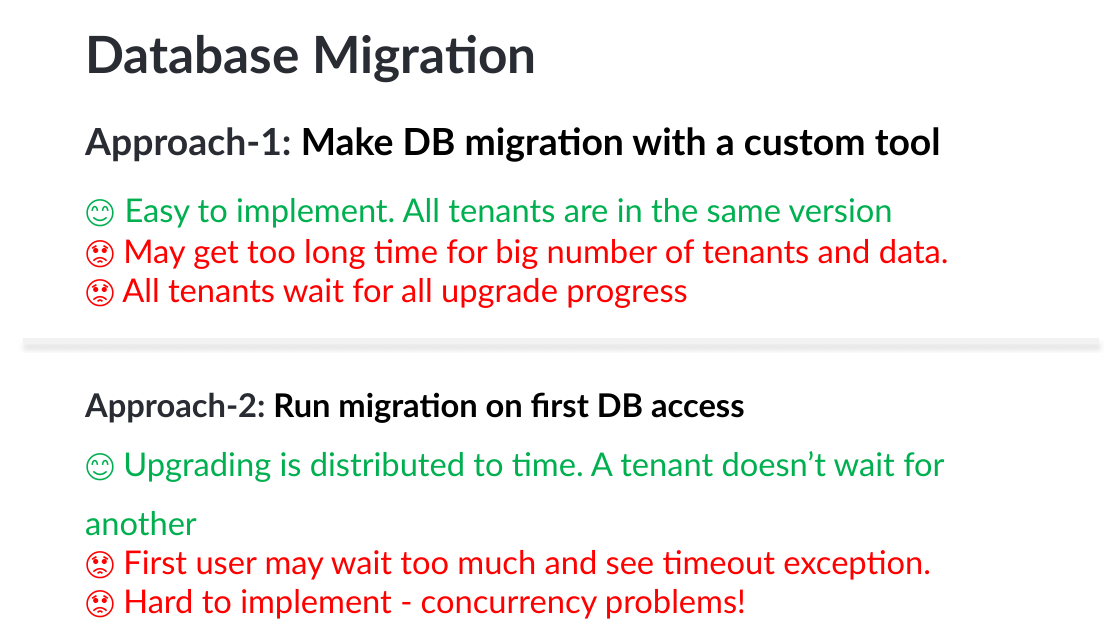
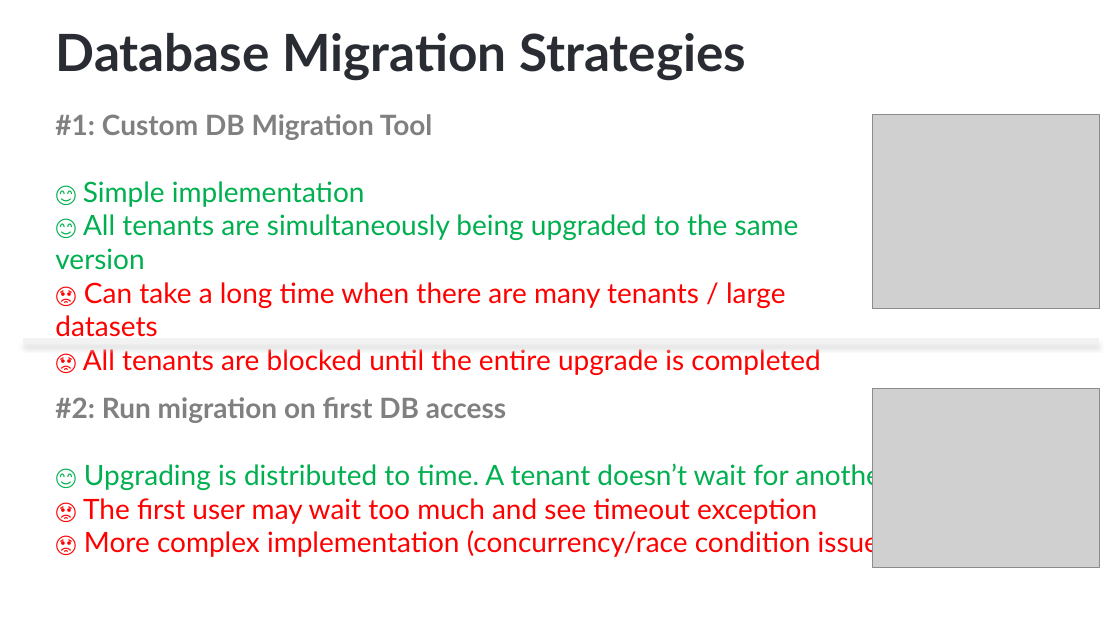
Before and after one commit to ebicoglu/presentations, a slide deck: slide 41 of multi-tenancy-wearedevelopers-2025_30mins.pptx. Drawn at 1120x630 pixels with LibreOffice and Linux fonts; fonts in the diff are those of the drawing; grey boxes stand for pictures; background and template pictures are left out. Boxes give left, top, right and bottom in pixels: in the first picture for what was removed or moved away, otherwise in the second. Text is boxed around its words. In the diff, an @@ line names an element or a change of style, - is before the commit and + after.

```diff
--- a/multi-tenancy-wearedevelopers-2025_30mins.pptx
+++ b/multi-tenancy-wearedevelopers-2025_30mins.pptx
@@ title at (56, 33, 746, 81): text changed @@
-Database Migration
+Database Migration Strategies
@@ text at (55, 114, 820, 375): text changed; size 28 to 24 pt @@
-Approach-1: Make DB migration with a custom tool
-😊 Easy to implement. All tenants are in the same version
-😡 May get too long time for big number of tenants and data.
-😡 All tenants wait for all upgrade progress
+#1: Custom DB Migration Tool
+😊 Simple implementation
+😊 All tenants are simultaneously being upgraded to the same version
+😡 Can take a long time when there are many tenants / large datasets
+😡 All tenants are blocked until the entire upgrade is completed
@@ picture added at (873, 114, 1100, 309) @@
@@ text "#2: Run migration on first ...": place and size @@
-text "#2: Run migration on first ..." at (85, 392, 944, 619)
+text "#2: Run migration on first ..." at (55, 397, 898, 558)
@@ picture added at (873, 389, 1100, 568) @@
@@ text at (55, 397, 506, 423): text changed; size 28 to 24 pt; text colour #000000 to #808080 @@
-Approach-2: Run migration on first DB access
+#2: Run migration on first DB access
@@ text at (84, 461, 891, 491): size 28 to 20 pt in "😊"; size 28 to 24 pt in "Upgrading is distributed to time. A tenant ..."; line spacing 1.5 to 1 @@
@@ text at (83, 498, 898, 558): text changed; size 28 to 24 pt @@
-😡 First user may wait too much and see timeout exception.
-😡 Hard to implement - concurrency problems!
+😡 The first user may wait too much and see timeout exception
+😡 More complex implementation (concurrency/race condition issues)
```
Also in this commit, not shown: 19 other slides changed.
